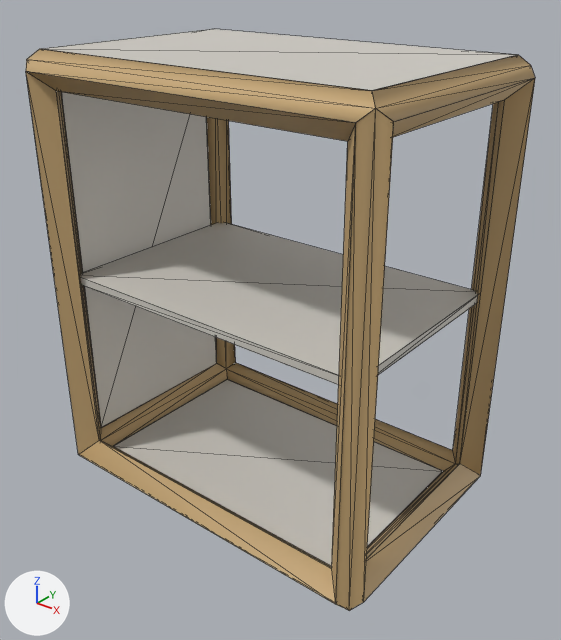
The glTF model public/catalogue/glb/buffet-600.glb: old version first, new version second.
Rendered twice from a 50 mm camera at (1.033, -0.698, 0.853) aimed at (0.323, 0.189, 0.303). The lights are fixed; the arrows at lower left show +X, +Y and +Z. The older version comes first. Mesh edges are drawn as thin lines on the coarser meshes. Where no turn or scale is listed for an object, it has been applied to the vertices.

In view in the first picture: 'arete-X0', 'arete-X1', 'arete-X2', 'arete-Y1', 'arete-Y3', 'arete-Z0', 'arete-Z1', 'arete-Z3', 'mod-shelf-0', 'panneau-dessous', 'panneau-dessus_exterieur', 'panneau-joue1' and 30 more.
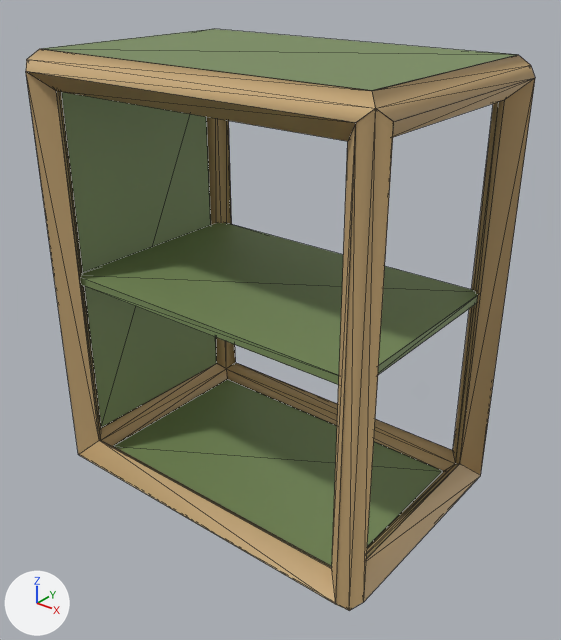
What differs and where, as boxes (x1, y1, x2, y2) in the pictures (561 x 640 px):
'panneau-joue1', recoloured (light grey to green)
    both: (61, 92, 216, 428)
'mod-shelf-0', recoloured (light grey to green)
    both: (80, 223, 478, 384)
'panneau-dessous', recoloured (light grey to green)
    both: (114, 380, 442, 566)
'panneau-dessus_exterieur', recoloured (light grey to green)
    both: (44, 29, 514, 90)

Edits to the bpy script that builds the scene:
```text
Change mat_material_24:
    mat_material_24.base_color: (0.658, 0.631, 0.578) -> (0.195, 0.275, 0.107)  # light grey #d4d0c8 -> green #7a8f5c
Change mat_material_26:
    mat_material_26.base_color: (0.658, 0.631, 0.578) -> (0.195, 0.275, 0.107)  # light grey #d4d0c8 -> green #7a8f5c
Change mat_material_28:
    mat_material_28.base_color: (0.658, 0.631, 0.578) -> (0.195, 0.275, 0.107)  # light grey #d4d0c8 -> green #7a8f5c
Change mat_material_30:
    mat_material_30.base_color: (0.658, 0.631, 0.578) -> (0.195, 0.275, 0.107)  # light grey #d4d0c8 -> green #7a8f5c
```
